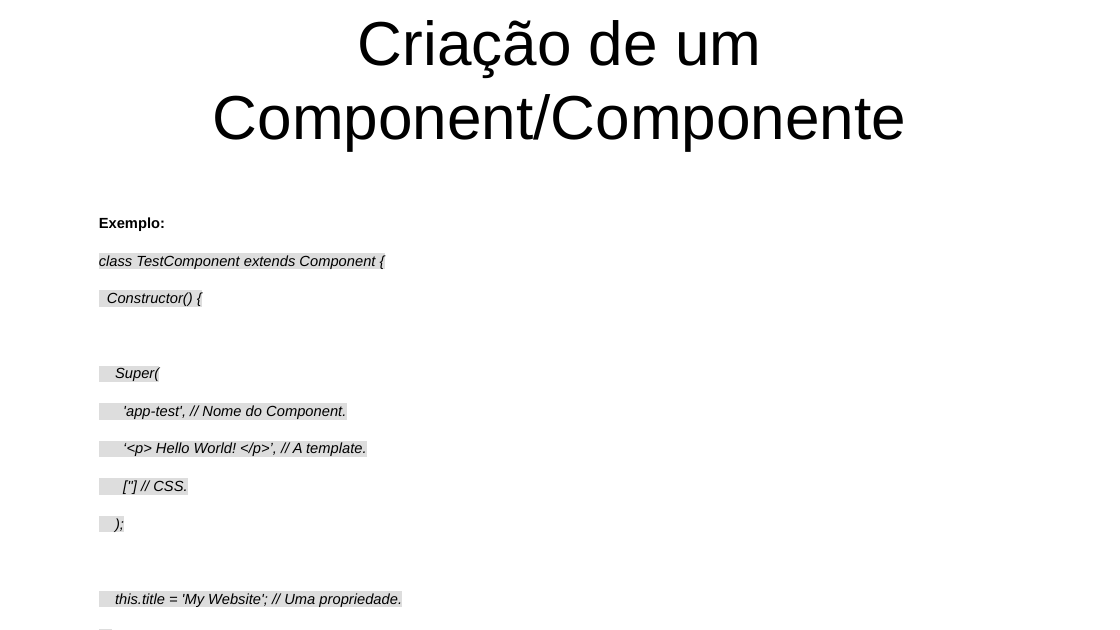
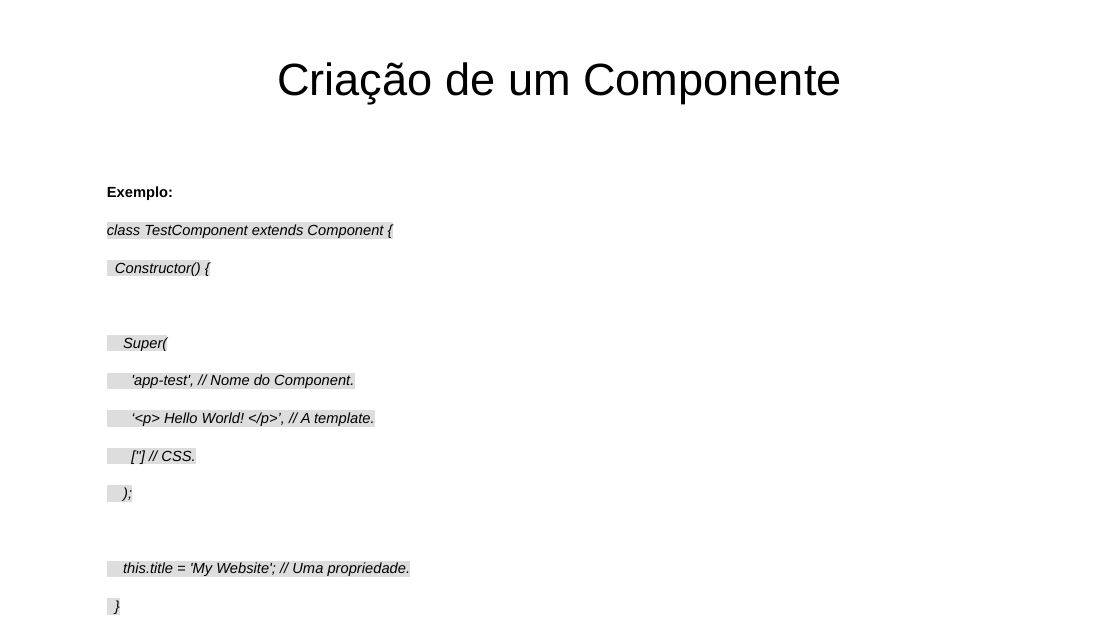
Before and after one commit to joao-neves95/js.web.components, a slide deck: slide 9 of ____docs/js.web.components_presentation_pt.odp. Drawn at 1120x630 pixels with LibreOffice and Linux fonts; fonts in the diff are those of the drawing. Boxes give left, top, right and bottom in pixels: in the first picture for what was removed or moved away, otherwise in the second. Text is boxed around its words. In the diff, an @@ line names an element or a change of style, - is before the commit and + after.

Commit message:
[ docs/ ]: Update presentation doc (pt).

```diff
--- a/____docs/js.web.components_presentation_pt.odp
+++ b/____docs/js.web.components_presentation_pt.odp
@@ title at <box>277,62,841,104</box>: text changed; size 44 to 32 pt @@
-Criação de um Component/Componente
+Criação de um Componente
@@ text "Exemplo:": place and size @@
-text "Exemplo:" at <box>99,217,402,607</box>
+text "Exemplo:" at <box>107,186,411,576</box>
```
Also in this commit, not shown: 13 other slides changed, 2 slides added, 4 slides removed, 1 other file.
